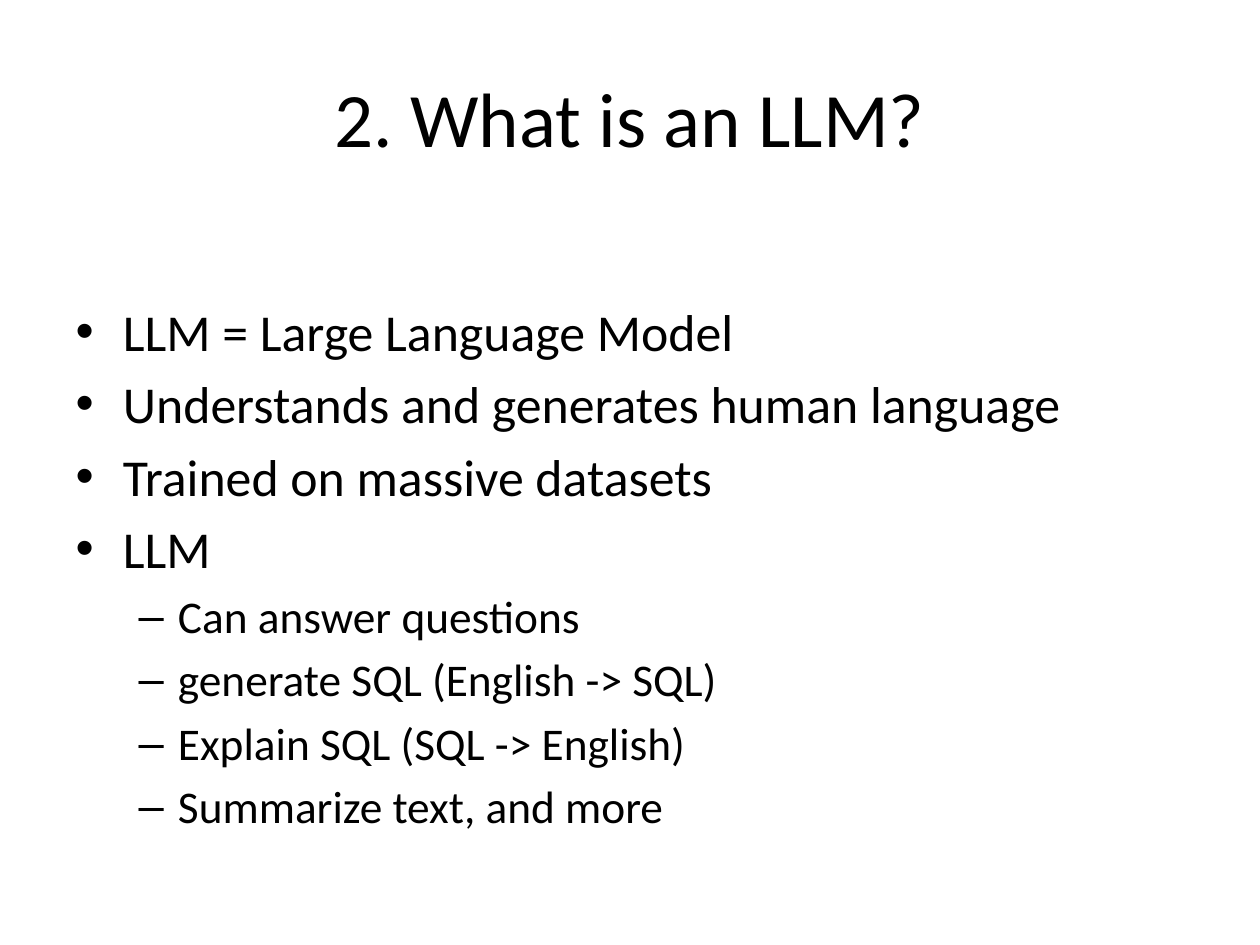
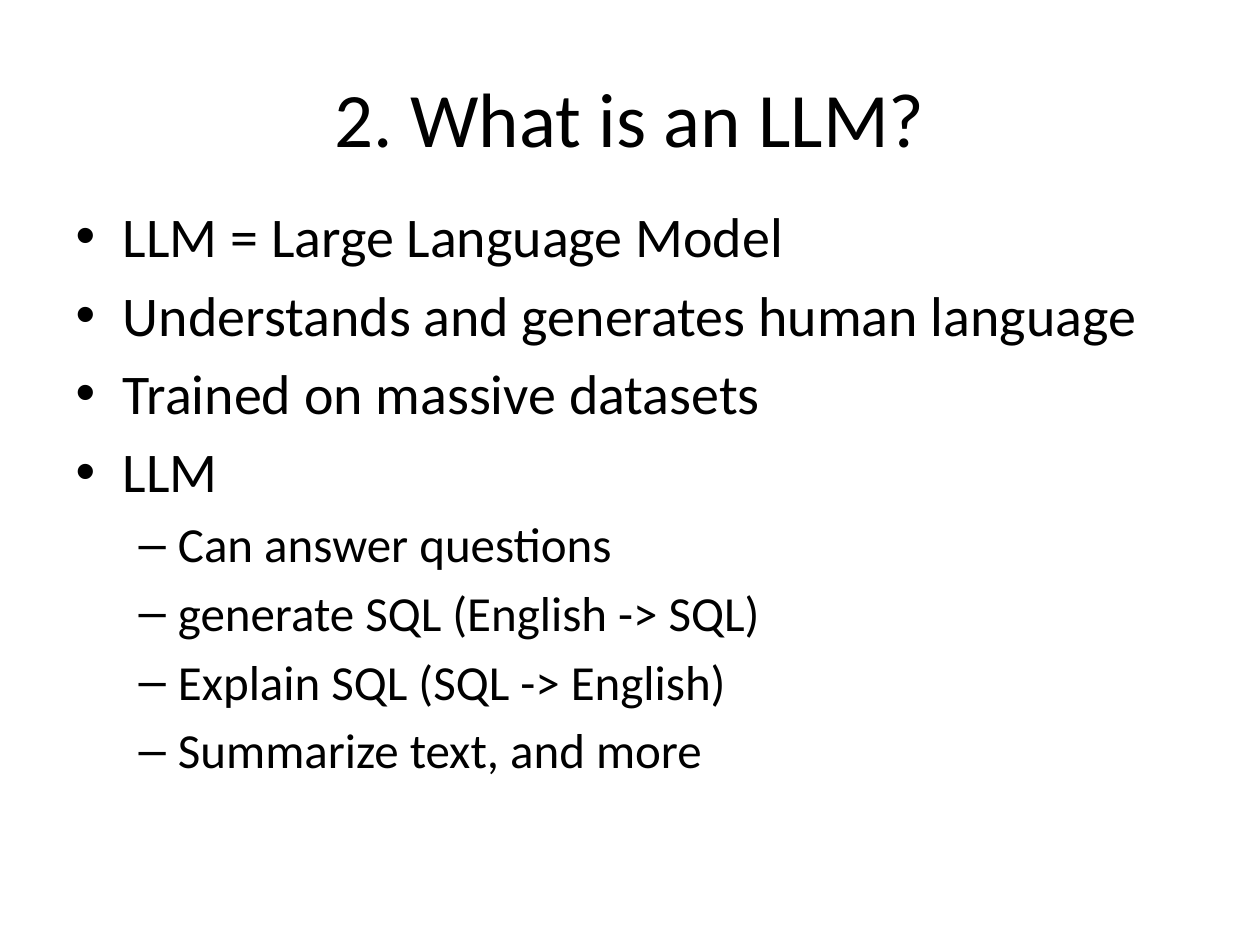
Before and after one commit to mahmoudparsian/data-warehousing, a slide deck: slide 4 of syllabus/week-11_LLM_SQL_integration/MySQL_LLM_Integration_Slides.pptx (slide 3 before the commit). Drawn at 1260x945 pixels with LibreOffice and Linux fonts; fonts in the diff are those of the drawing. Boxes give left, top, right and bottom in pixels: in the first picture for what was removed or moved away, otherwise in the second. Text is boxed around its words. In the diff, an @@ line names an element or a change of style, - is before the commit and + after.

```diff
--- a/syllabus/week-11_LLM_SQL_integration/MySQL_LLM_Integration_Slides.pptx
+++ b/syllabus/week-11_LLM_SQL_integration/MySQL_LLM_Integration_Slides.pptx
@@ text "LLM = Large Language Model": place and size @@
-text "LLM = Large Language Model" at [123, 315, 1060, 829]
+text "LLM = Large Language Model" at [123, 218, 1136, 774]
@@ text "LLM = Large Language Model" at [123, 218, 1136, 774]: size 29.6 to 32 pt in "LLM = Large Language Model", "Understands and generates human language", "Trained on massive datasets", "LLM"; size 25.9 to 28 pt in "Can answer questions", "generate SQL (English -> SQL)", "Explain SQL (SQL -> English)", "Summarize text, and more" @@
```
Also in this commit, not shown: 6 other slides changed, 4 slides added, 4 other files.
